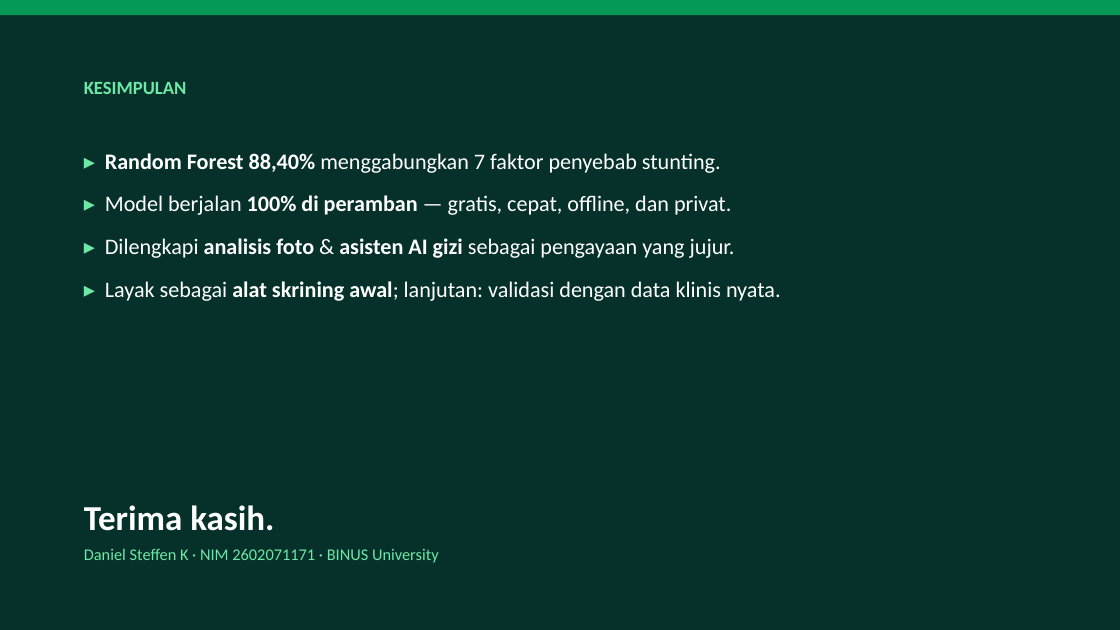
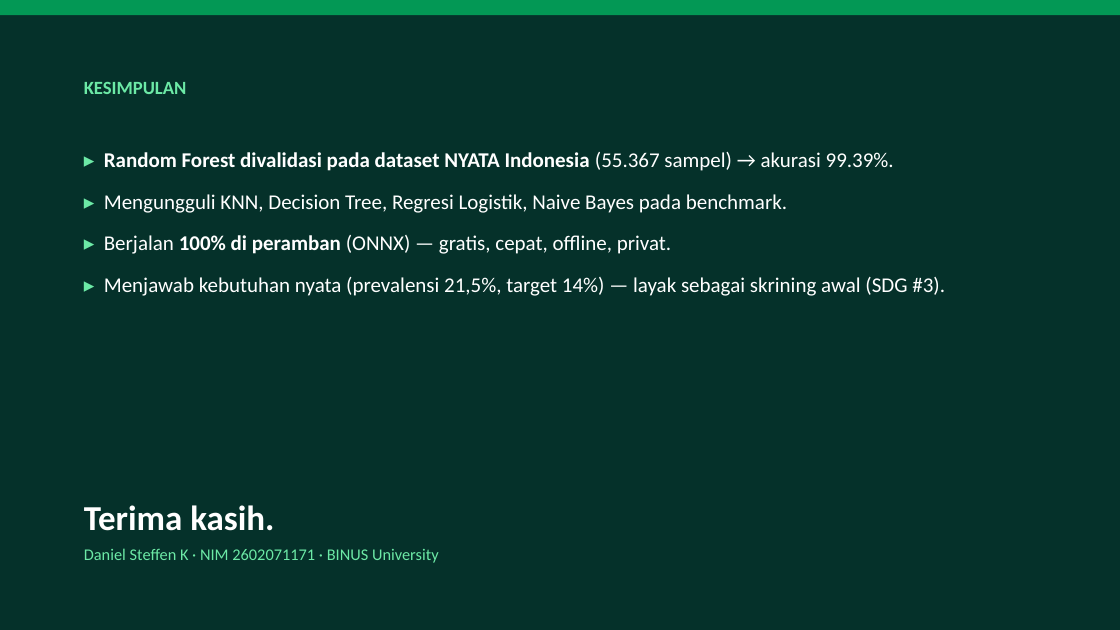
Before and after one commit to steffenkwik/machinelearning-ai, a slide deck: slide 17 of StuntCare_AI_Presentation.pptx (slide 14 before the commit). Drawn at 1120x630 pixels with LibreOffice and Linux fonts; fonts in the diff are those of the drawing. Boxes give left, top, right and bottom in pixels: in the first picture for what was removed or moved away, otherwise in the second. Text is boxed around its words. In the diff, an @@ line names an element or a change of style, - is before the commit and + after.

```diff
--- a/StuntCare_AI_Presentation.pptx
+++ b/StuntCare_AI_Presentation.pptx
@@ text at bbox=[104, 152, 945, 296]: text changed; size 19 to 18 pt @@
-▸ Random Forest 88,40% menggabungkan 7 faktor penyebab stunting.
-▸ Model berjalan 100% di peramban — gratis, cepat, offline, dan privat.
-▸ Dilengkapi analisis foto & asisten AI gizi sebagai pengayaan yang jujur.
-▸ Layak sebagai alat skrining awal; lanjutan: validasi dengan data klinis nyata.
+▸ Random Forest divalidasi pada dataset NYATA Indonesia (55.367 sampel) → akurasi 99.39%.
+▸ Mengungguli KNN, Decision Tree, Regresi Logistik, Naive Bayes pada benchmark.
+▸ Berjalan 100% di peramban (ONNX) — gratis, cepat, offline, privat.
+▸ Menjawab kebutuhan nyata (prevalensi 21,5%, target 14%) — layak sebagai skrining awal (SDG #3).
```
Also in this commit, not shown: 6 other slides changed, 10 slides added, 7 slides removed, 32 other files.
